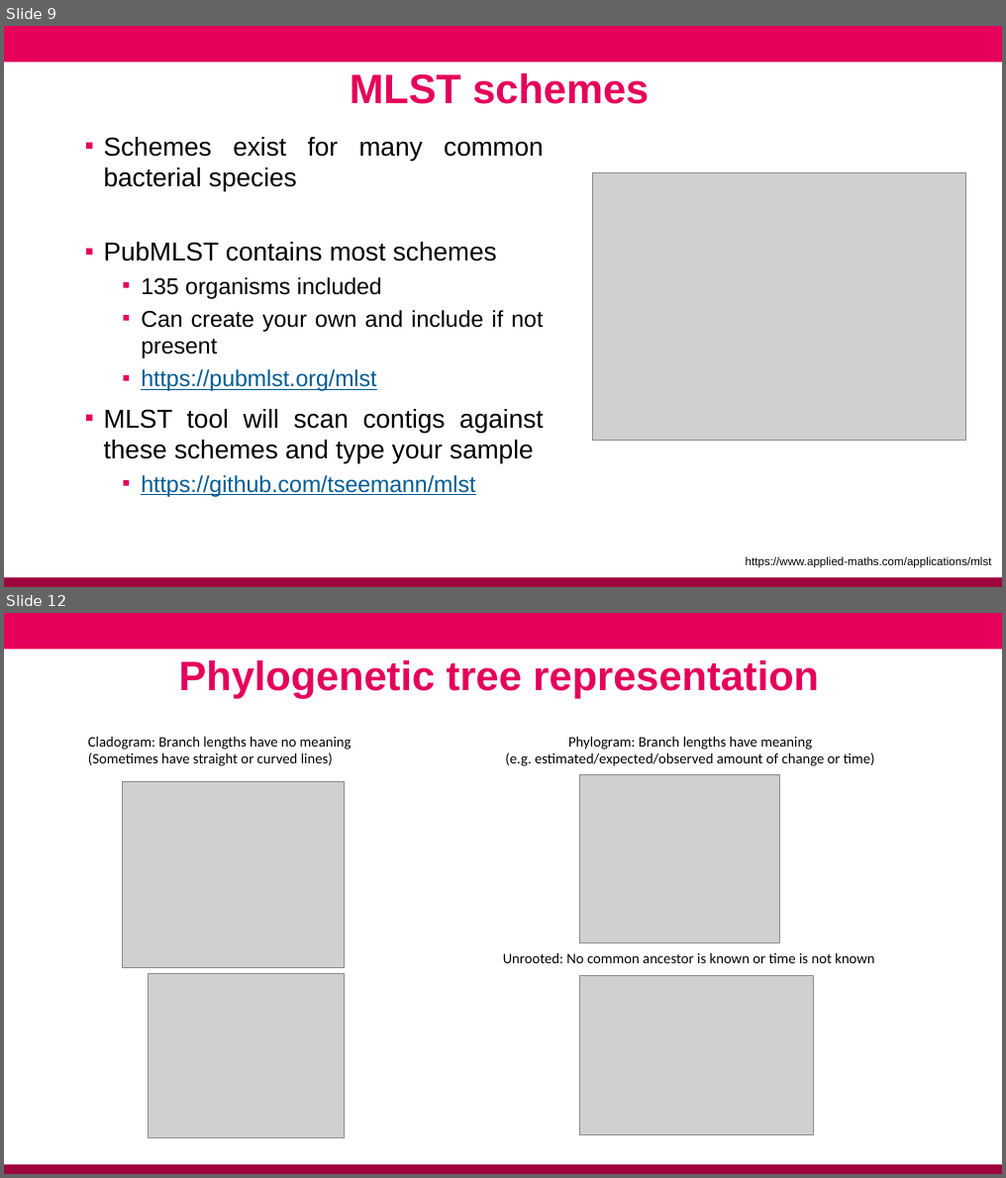
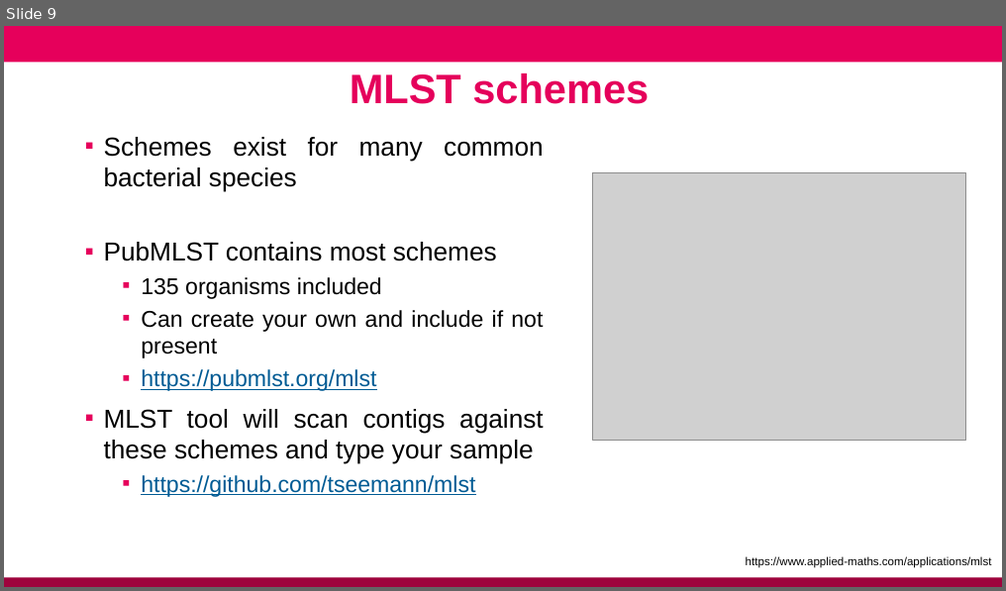
Before and after one commit to conmeehan/conmeehan.github.io, a slide deck: PathogenDataCourse/SlideSets/StrainTypingAndGenEpi.pptx. Shown one above the other, each under a label of ours: slides 9 and 12 before the commit, slide 9 after it; the slides between them are not shown. The pictures are 1006x1178 and 1006x591 pixels, drawn with LibreOffice and Linux fonts; fonts in the diff are those of the drawing; grey boxes stand for pictures; background and template pictures are left out. Boxes give left, top, right and bottom in pixels: in the first picture for what was removed or moved away, otherwise in the second. Text is boxed around its words. In the diff, an @@ line names an element or a change of style, - is before the commit and + after.

```diff
--- a/PathogenDataCourse/SlideSets/StrainTypingAndGenEpi.pptx
+++ b/PathogenDataCourse/SlideSets/StrainTypingAndGenEpi.pptx
@@ slide 12 removed at (x1=4, y1=613, x2=1002, y2=1174), background #FFFFFF; not listed: 2 template elements that a slide beside it also shows @@
@@ text removed at (x1=179, y1=661, x2=819, y2=698) @@
-Phylogenetic tree representation
@@ group removed at (x1=88, y1=736, x2=875, y2=1138): 4 pictures, 3 texts @@
-Cladogram: Branch lengths have no meaning
-(Sometimes have straight or curved lines)
-Phylogram: Branch lengths have meaning
-(e.g. estimated/expected/observed amount of change or time)
-Unrooted: No common ancestor is known or time is not known
```
Also in this commit, not shown: 5 slides added, 40 other slides removed, 1 other file.
